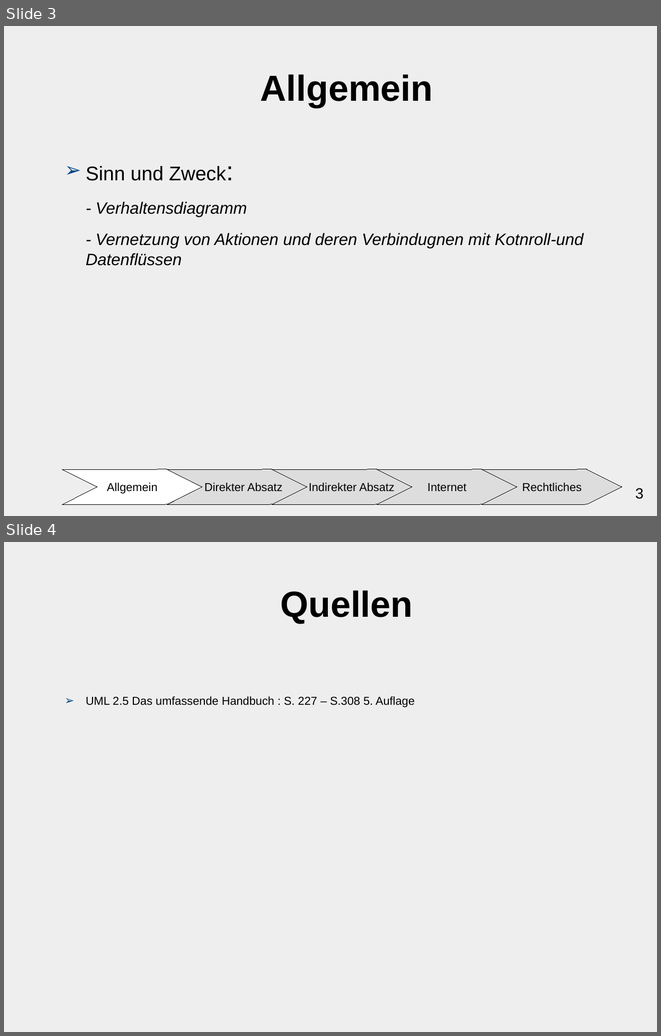
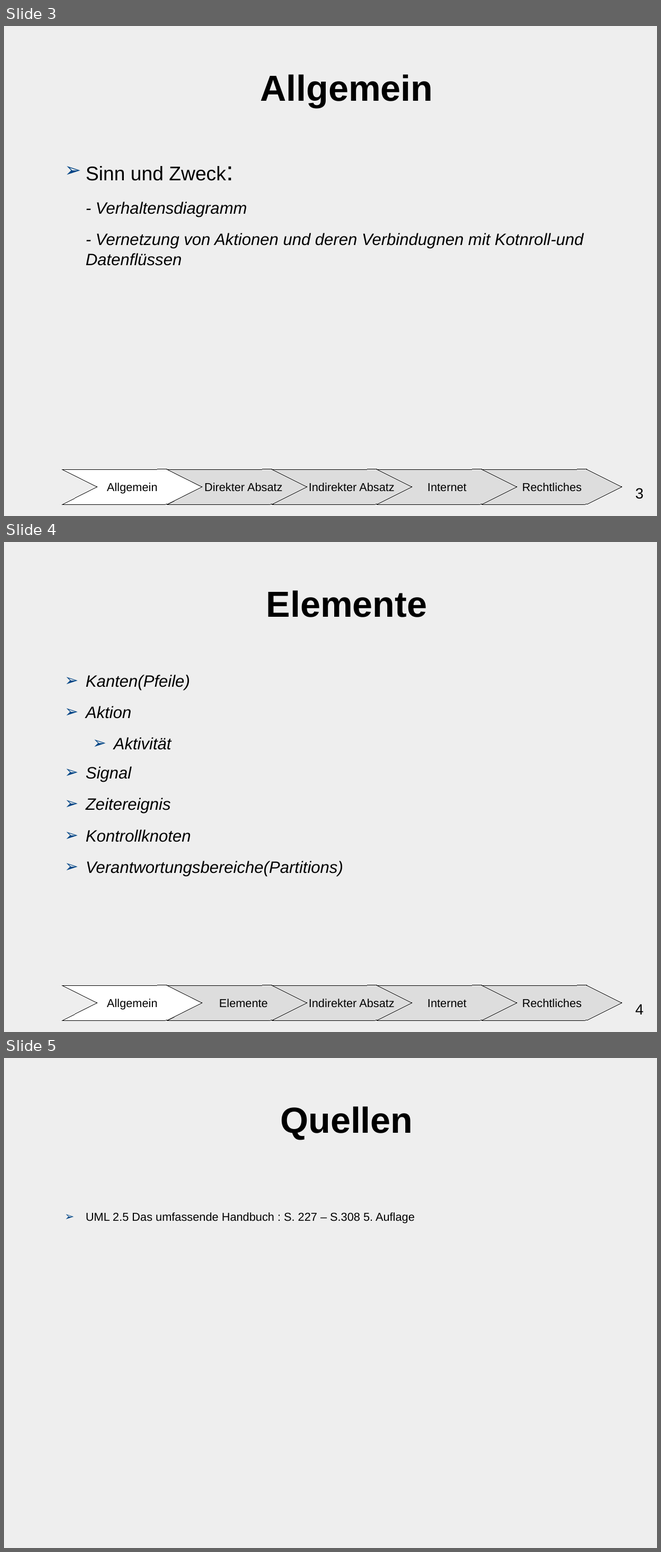
Before and after one commit to ChristianMarzianGithub/VortragAktivitaetsdiagramm, a slide deck: AktivitaetsdiagrammCM.odp. Shown one above the other, each under a label of ours: slides 3 and 4 before the commit, slides 3, 4 and 5 after it. The pictures are 661x1036 and 661x1552 pixels, drawn with LibreOffice and Linux fonts; fonts in the diff are those of the drawing. Boxes give left, top, right and bottom in pixels: in the first picture for what was removed or moved away, otherwise in the second. Text is boxed around its words. In the diff, an @@ line names an element or a change of style, - is before the commit and + after.

Commit message:
Elements

```diff
--- a/AktivitaetsdiagrammCM.odp
+++ b/AktivitaetsdiagrammCM.odp
@@ slide 4 added at (4, 542, 657, 1032), background #EEEEEE @@
@@ title added at (266, 590, 427, 617), 44 pt, text #000000, bold @@
+Elemente
@@ text added at (86, 674, 343, 876), 20 pt, text #000000, italic @@
+➢ Kanten(Pfeile)
+➢ Aktion
+  ➢ Aktivität
+➢ Signal
+➢ Zeitereignis
+➢ Kontrollknoten
+➢ Verantwortungsbereiche(Partitions)
@@ freeform shape added at (62, 985, 202, 1020), fill #FFFFFF, outline #000000 0 pt, 14 pt, text #000000 @@
+Allgemein
@@ freeform shape added at (168, 985, 307, 1020), fill #DDDDDD, outline #000000 0 pt, 14 pt, text #000000 @@
+Elemente
@@ freeform shape added at (272, 985, 412, 1020), fill #DDDDDD, outline #000000 0 pt, 14 pt, text #000000 @@
+Indirekter Absatz
@@ freeform shape added at (377, 985, 517, 1020), fill #DDDDDD, outline #000000 0 pt, 14 pt, text #000000 @@
+Internet
@@ freeform shape added at (482, 985, 622, 1020), fill #DDDDDD, outline #000000 0 pt, 14 pt, text #000000 @@
+Rechtliches
@@ page number added at (635, 1004, 644, 1014), 18 pt, text #000000 @@
+4
@@ what was slide 4 is now slide 5 @@
```
